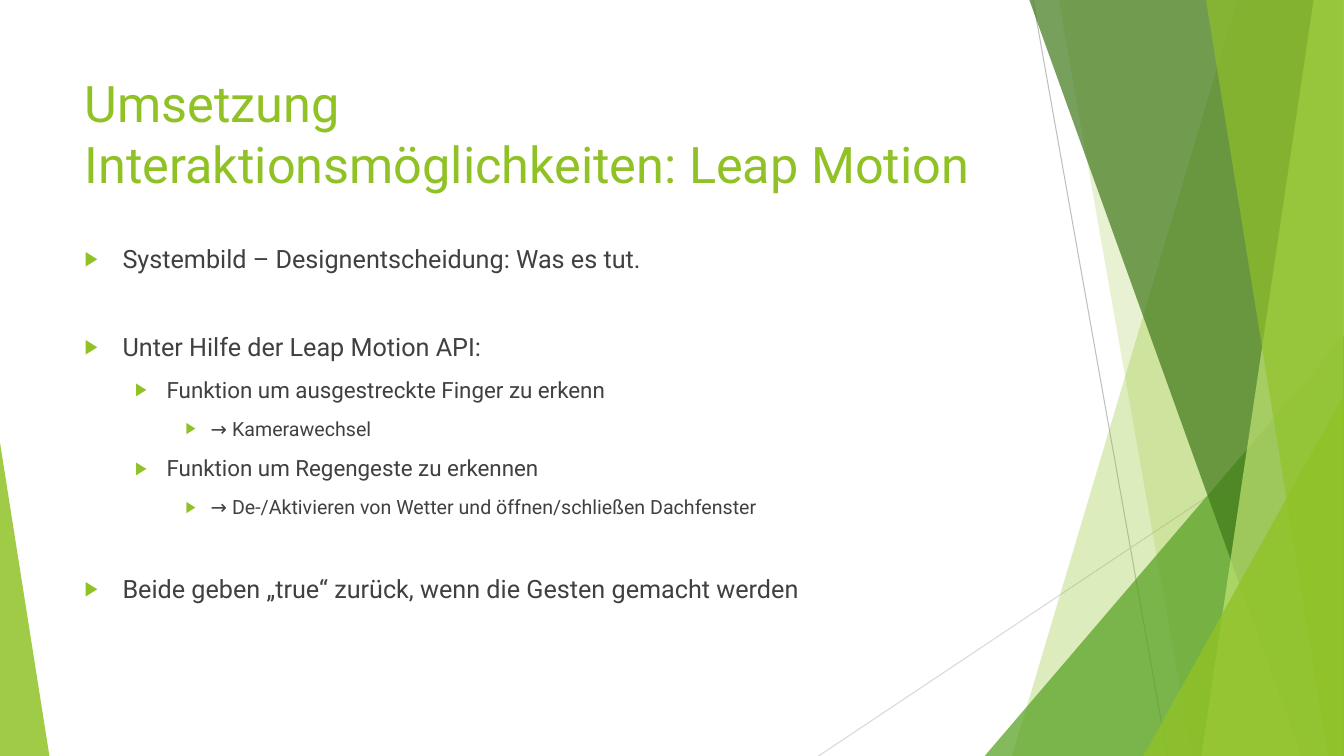
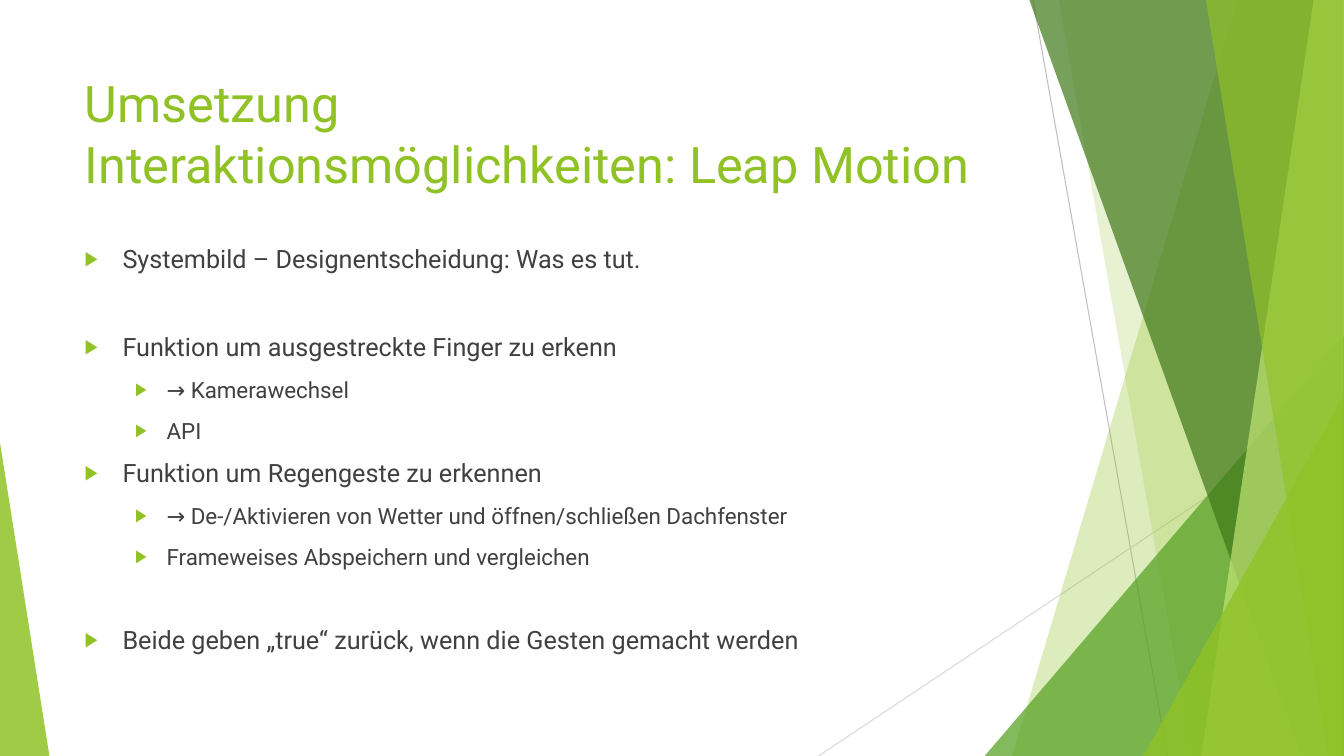
Before and after one commit to NotoriousRonin/EMM-Project, a slide deck: slide 11 of Praesi.pptx. Drawn at 1344x756 pixels with LibreOffice and Linux fonts; fonts in the diff are those of the drawing. Boxes give left, top, right and bottom in pixels: in the first picture for what was removed or moved away, otherwise in the second. Text is boxed around its words. In the diff, an @@ line names an element or a change of style, - is before the commit and + after.

```diff
--- a/Praesi.pptx
+++ b/Praesi.pptx
@@ text at (123,337,481,361): paragraph removed @@
-▶ Unter Hilfe der Leap Motion API:
@@ text at (123,337,787,526): size 16 to 18 pt in "Funktion um ausgestreckte Finger zu erkenn", "Funktion um Regengeste zu erkennen"; size 14 to 16 pt in "→ Kamerawechsel", "→ De-/Aktivieren von Wetter und öffnen/schließen Dachfenster"; list level 2 to 1 in "Funktion um ausgestreckte Finger zu ..."; list level 3 to 2 in "→ Kamerawechsel"; list level 2 to 1 in "Funktion um Regengeste zu erkennen"; list level 3 to 2 in "→ De-/Aktivieren von Wetter und ..." @@
@@ text at (167,423,202,439): paragraph added @@
+  ▶ API
@@ text at (167,548,589,570): paragraph added @@
+  ▶ Frameweises Abspeichern und vergleichen
```
Also in this commit, not shown: 4 other slides changed, 3 slides added, 2 slides removed, 1 other file.
